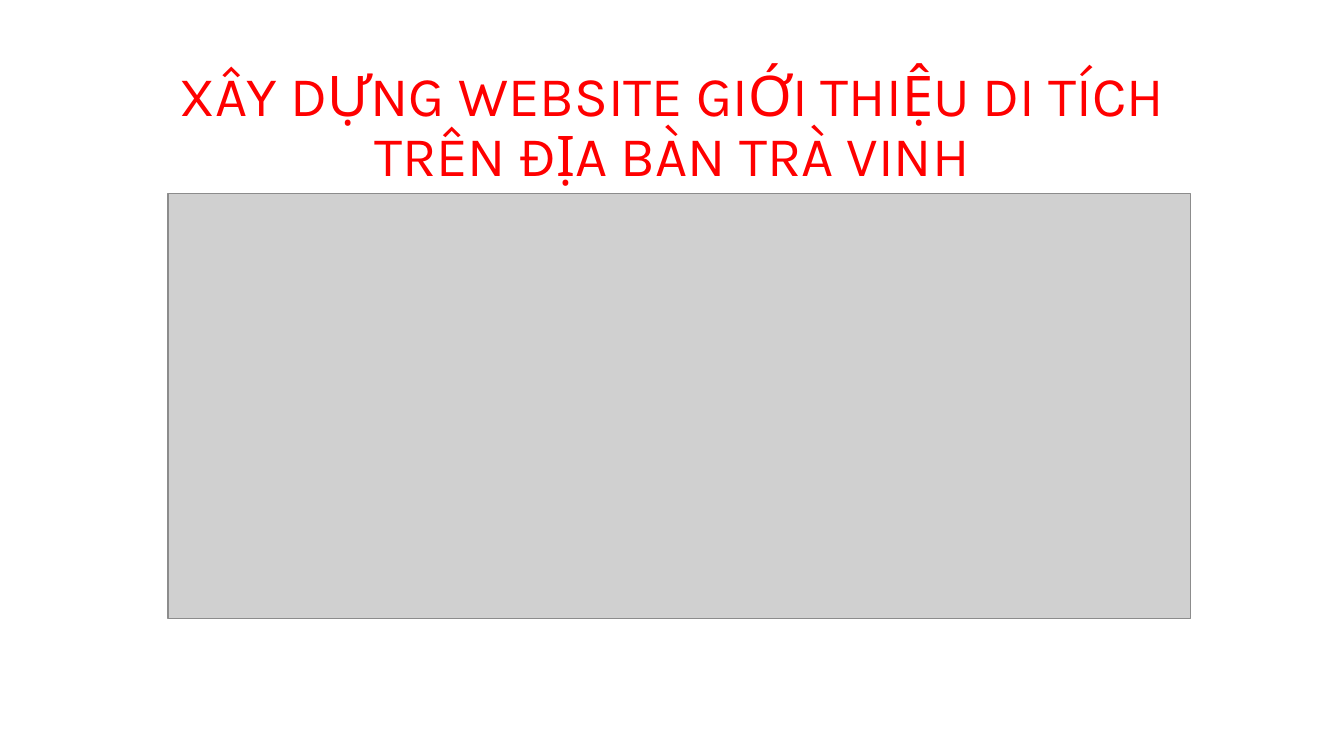
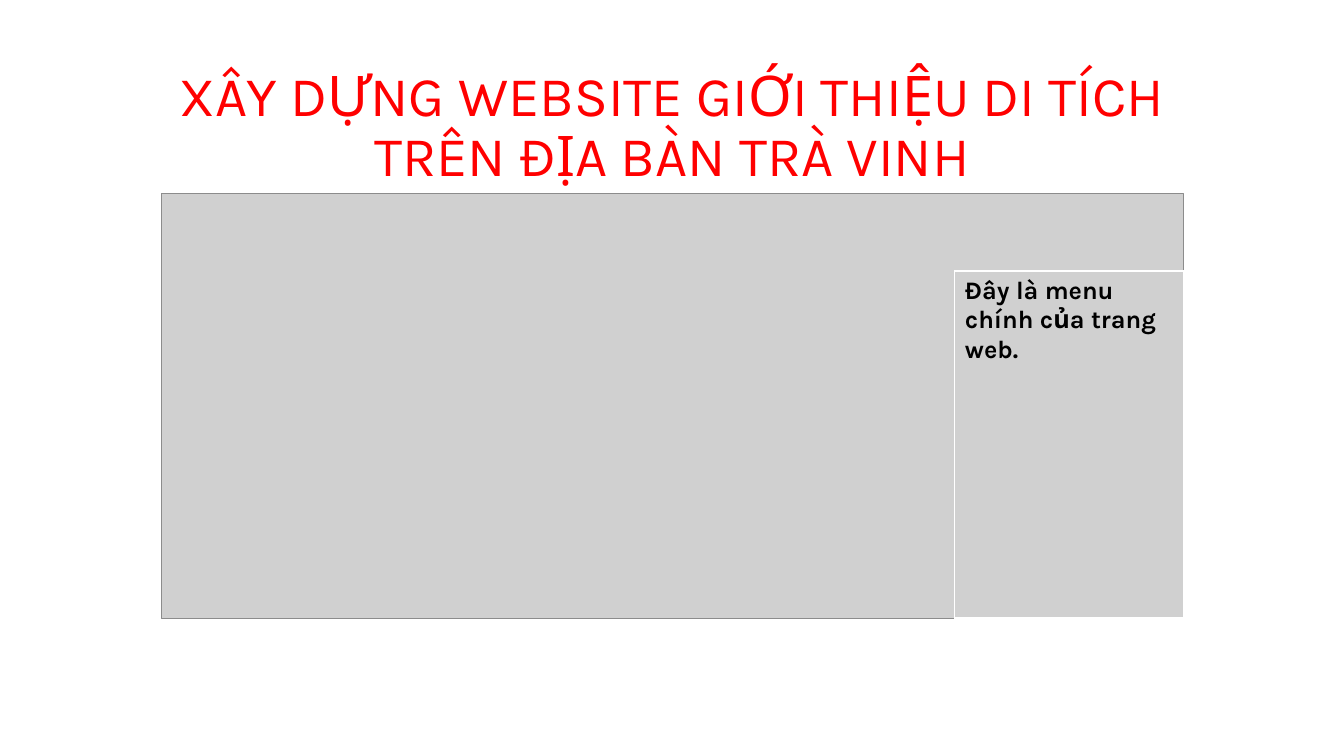
Before and after one commit to Thachnhutminh84/ThachNhutMinh-CSN, a slide deck: slide 2 of word CSN/XÂY DỰNG WEBSITE GIỚI THIỆU DI TÍCH TRÊN.pptx (slide 1 before the commit). Drawn at 1344x756 pixels with LibreOffice and Linux fonts; fonts in the diff are those of the drawing; grey boxes stand for pictures. Boxes give left, top, right and bottom in pixels: in the first picture for what was removed or moved away, otherwise in the second. Text is boxed around its words. In the diff, an @@ line names an element or a change of style, - is before the commit and + after.

```diff
--- a/word CSN/XÂY DỰNG WEBSITE GIỚI THIỆU DI TÍCH TRÊN.pptx
+++ b/word CSN/XÂY DỰNG WEBSITE GIỚI THIỆU DI TÍCH TRÊN.pptx
@@ picture: place and size @@
-picture at (168,194,1191,619)
+picture at (161,194,1184,619)
@@ table added at (955,271,1184,619), 1 rows, 1 columns @@
+Đây là menu chính của trang web.
```
Also in this commit, not shown: 9 other slides changed, 2 slides added, 8 other files.
